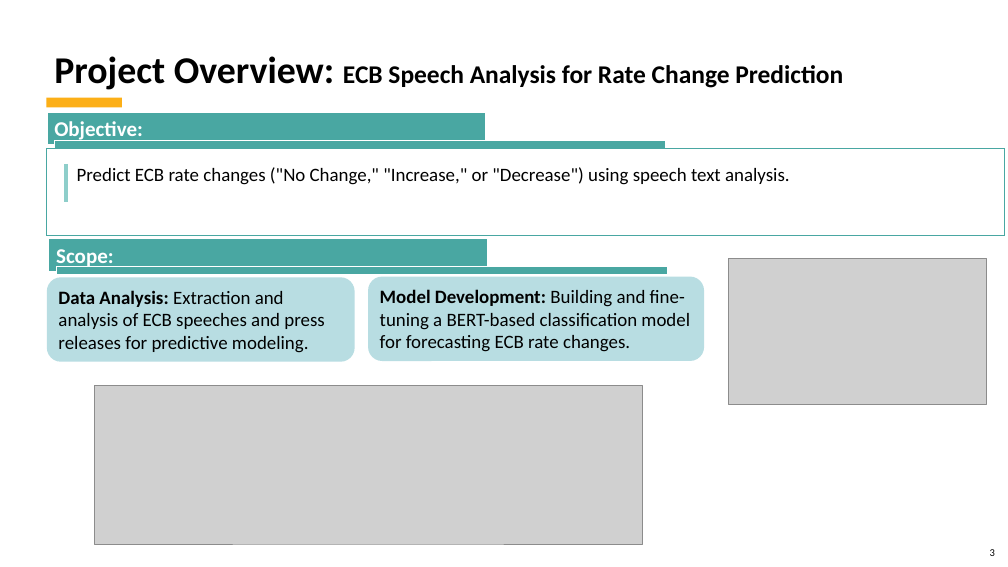
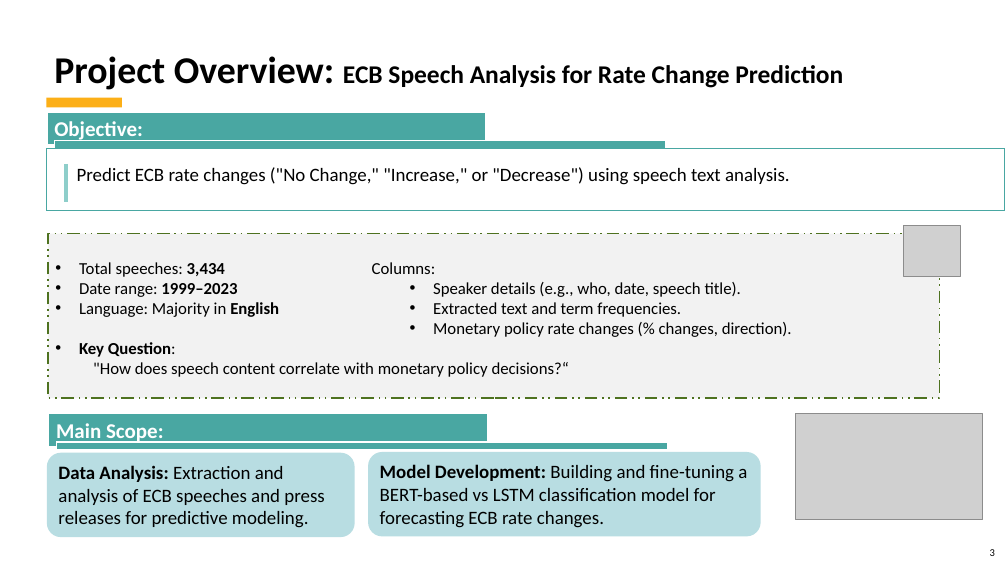
Before and after one commit to kubernetes-world/3666-ANLP-Predicting-ECB-Monetary-Policy, a slide deck: slide 3 of 3666 ANLP - Predicting ECB Monetary Policy.Final Project.pptx. Drawn at 1008x567 pixels with LibreOffice and Linux fonts; fonts in the diff are those of the drawing; grey boxes stand for pictures; background and template pictures are left out. Boxes give left, top, right and bottom in pixels: in the first picture for what was removed or moved away, otherwise in the second. Text is boxed around its words. In the diff, an @@ line names an element or a change of style, - is before the commit and + after.

```diff
--- a/3666 ANLP - Predicting ECB Monetary Policy.Final Project.pptx
+++ b/3666 ANLP - Predicting ECB Monetary Policy.Final Project.pptx
@@ rectangle: place and size @@
-rectangle at [47, 148, 1005, 235]
+rectangle at [47, 148, 1005, 210]
@@ rectangle added at [48, 234, 939, 399], fill #F2F2F2, outline #4E7220 1.5 pt dashed, 16 pt, text #000000 @@
+• Total speeches: 3,434
+• Date range: 1999–2023
+• Language: Majority in English
+• Key Question:
+  "How does speech content correlate with monetary policy decisions?“
@@ picture added at [904, 225, 960, 276] @@
@@ text added at [372, 262, 792, 337], 16 pt, text #000000 @@
+Columns:
+  • Speaker details (e.g., who, date, speech title).
+  • Extracted text and term frequencies.
+  • Monetary policy rate changes (% changes, direction).
@@ picture removed at [94, 386, 642, 544] @@
@@ picture: place and size @@
-picture at [729, 258, 987, 405]
+picture at [796, 414, 983, 520]
@@ text in rectangle at [56, 423, 164, 444]: text changed @@
-Scope:
+Main Scope:
@@ 2 rectangles, 1 rounded rectangle: place and size @@
-2 rectangles, 1 rounded rectangle at [47, 238, 668, 362]
+2 rectangles, 1 rounded rectangle at [47, 414, 668, 538]
@@ rounded rectangle "Model Development: Building and fine-tuning ...": place and size @@
-rounded rectangle "Model Development: Building and fine-tuning ..." at [368, 277, 705, 361]
+rounded rectangle "Model Development: Building and fine-tuning ..." at [368, 452, 761, 537]
@@ text in rounded rectangle at [380, 464, 747, 528]: text changed @@
-Model Development: Building and fine-tuning a BERT-based classification model for forecasting ECB rate changes.
+Model Development: Building and fine-tuning a BERT-based vs LSTM classification model for forecasting ECB rate changes.
```
Also in this commit, not shown: 6 other slides changed, 6 slides added, 3 slides removed.
